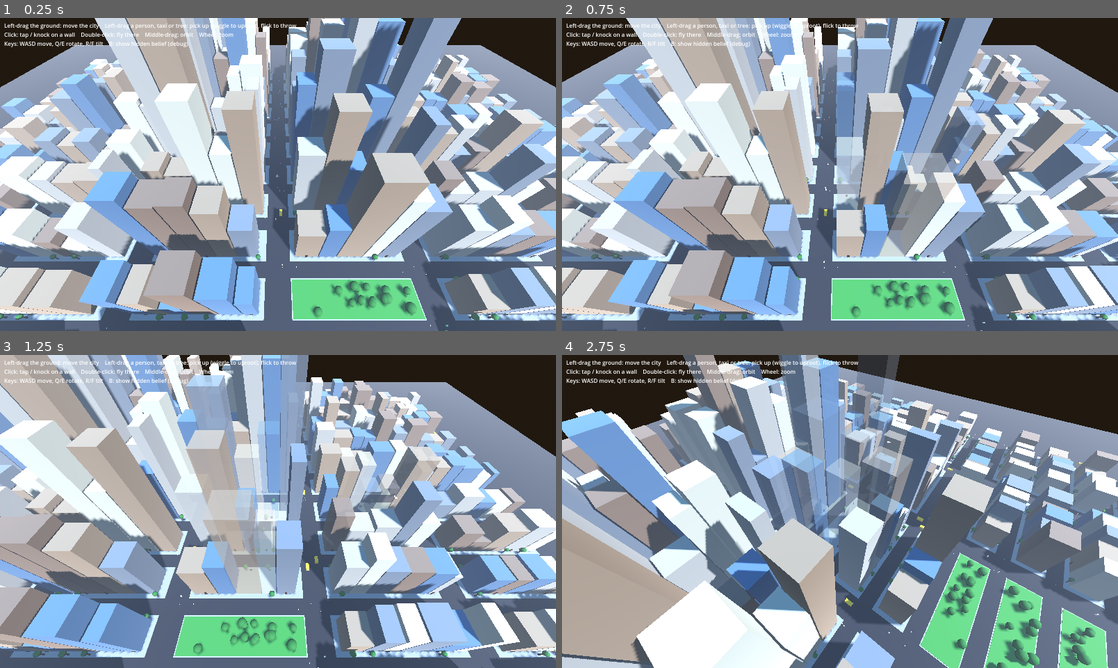
Above: before the commit, frames 1-4 (two rows, left to right).
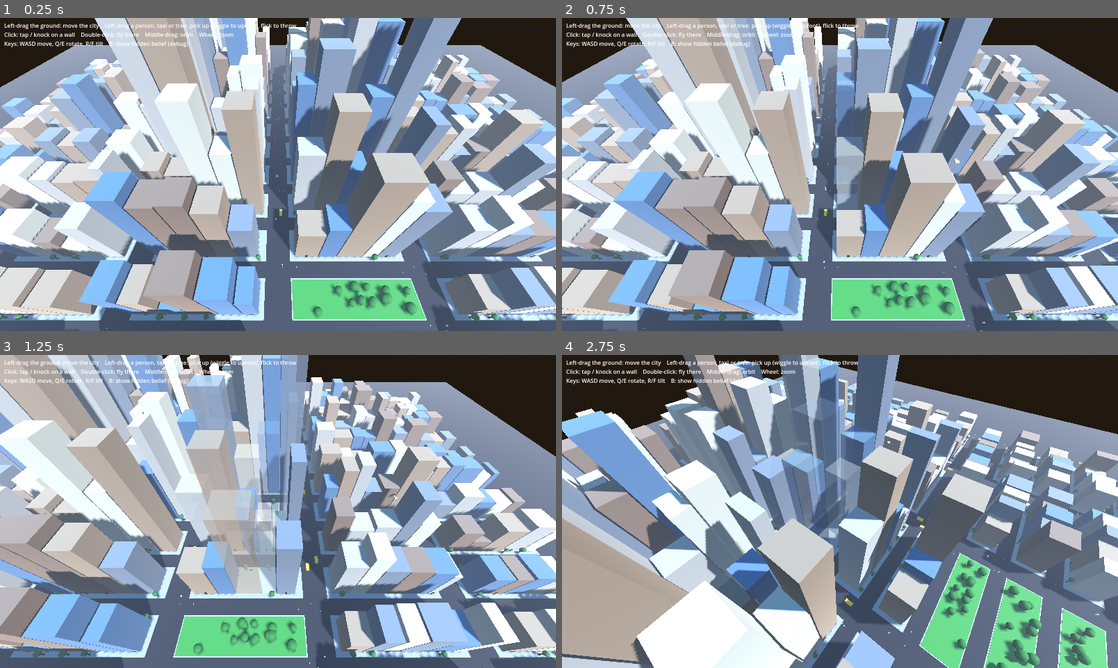
Above: after the commit, the same moments.

Repository: eilamshahaf-droid/balck-and-white-3
Game: Godot game, scene res://scenes/main.tscn
The game is run twice, just before and just after one commit, with the same random seed, the same clock (stepped at 60 frames per second) and the same inputs.
Inputs (mouse positions are in pixels of both pictures, inside the frame that each line leads up to):
- Up to frame 1 (0.25 s): no input
- Up to frame 2 (0.75 s): tap Enter at 0.5 s; move the mouse to (962, 158) at 0.52 s; hold D from 0.53 s (still down); tap B at 0.6 s; click (962, 158) at 0.67 s
- Up to frame 3 (1.25 s): keep holding D
- Up to frame 4 (2.75 s): release D at 1.25 s; drag from (728, 527) to (812, 574) at 1.27 s; move the mouse to (895, 442) at 2.02 s; hold D from 2.03 s (still down); hold E from 2.03 s (still down); click (895, 442) at 2.17 s

Frame 1 is identical in both runs. In frame 2, 4.7% of the frame differs, in the area x 44-76%, y 28-77%; in frame 3, 2.1%; in frame 4, 5.5%, in the area x 37-64%, y 0-70%.

Commit message:
Whole-hand grab reach, solid building under the hand, easier uprooting
The hand's grab area is now one generic rule for every grabbable object
(the drawn hand or a minimum screen reach, scaled by grab_reach), with an
object's size helping only up to that reach. The building the hand points
at never fades. Uprooting builds tension from both pull distance and hand
speed, scaled by hand_strength.

Co-Authored-By: Claude Opus 5.5 (1M context) <noreply@anthropic.com>
Claude-Session: https://claude.ai/code/session_01HXQnyizAUuYFrbB9vQwQXb

Diff:
--- a/scripts/god_camera.gd
+++ b/scripts/god_camera.gd
@@ -223,13 +223,18 @@
 
 
 func _update_fade(delta: float) -> void:
+	# Fade what hides the centre of the view, and anything the camera is in or
+	# brushing against. Never fade the building the hand is on: the hand always
+	# sits in front of what it points at, and later it will work with buildings.
 	var wanted := {}
 	var cam := camera.global_position
-	for target in [hand.global_position, pivot]:
-		for body in _bodies_between(cam, target, S.fade_radius):
-			wanted[body] = true
-	for body in _bodies_between(cam, cam + Vector3.UP * 0.1, 1.0):   # the camera is inside it
+	var to_pivot := pivot - cam
+	var end := cam + to_pivot * maxf(0.0, 1.0 - 3.0 / maxf(to_pivot.length(), 0.01))
+	for body in _bodies_between(cam, end, S.fade_radius):
 		wanted[body] = true
+	for body in _bodies_between(cam, cam + Vector3.UP * 0.1, S.fade_near_camera):
+		wanted[body] = true
+	wanted.erase(hand.pointed_building)
 	for body in wanted:
 		if not _fade.has(body):
 			_fade[body] = 0.0
--- a/scripts/god_hand.gd
+++ b/scripts/god_hand.gd
@@ -24,6 +24,8 @@
 var hovered: Node3D = null
 ## Smoothed hand velocity; drives wind and throws.
 var hand_velocity := Vector3.ZERO
+## The building the hand is pointing at (kept solid by the camera).
+var pointed_building: Node3D = null
 
 var _visual: Node3D
 var _shadow: MeshInstance3D
@@ -89,6 +91,8 @@
 
 func _physics_process(delta: float) -> void:
 	var hit := _raycast_mouse()
+	var first_wall := _raycast_mouse(LAYER_WORLD, false)
+	pointed_building = first_wall.collider if first_wall and first_wall.collider.is_in_group("buildings") else null
 	# While holding, ride over streets and buildings only: hopping onto every tree
 	# crown or taxi roof under the cursor would jerk the held thing (and fling it).
 	var surface_hit := _raycast_mouse(LAYER_WORLD) if held else hit
@@ -328,23 +332,34 @@
 
 # --- Feedback: hover outline, shadow, throw arc, pose ---
 
-## What the fingertip is pointing at: the thing under it, or else the closest
-## person or taxi within a small forgiving radius on screen that is in plain view.
+## What the hand is reaching for. One rule for everything grabbable, with no
+## per-object code: the whole drawn hand is the grab area, and each object
+## counts by its real size on screen, so a big tree is as easy to catch as it
+## looks and a far-away person still gets a fair margin.
 func _pick_target(hit: Dictionary) -> Node3D:
 	if hit and _is_grabbable(hit.collider):
 		return hit.collider
 	var camera := get_viewport().get_camera_3d()
 	var mouse := get_viewport().get_mouse_position()
+	var reach := maxf(S.pick_assist_px, _screen_radius(camera, global_position, S.hand_scale)) * S.grab_reach
+	var px_per_m := _screen_radius(camera, global_position, 1.0)
 	var best: Node3D = null
-	var best_d: float = S.pick_assist_px
+	var best_score := reach
 	for obj in get_tree().get_nodes_in_group("god_grabbable"):
-		var p := _aim_point(obj)
-		if camera.is_position_behind(p):
+		var bounds := _pick_bounds(obj)
+		var center: Vector3 = obj.global_transform * bounds.position
+		var radius: float = bounds.size.x
+		# Cheap cull: nowhere near the hand in the world.
+		if center.distance_to(global_position) > radius + reach / maxf(px_per_m, 0.01) * 2.0 + 2.0:
 			continue
-		var d := camera.unproject_position(p).distance_to(mouse)
-		if d < best_d:
+		if camera.is_position_behind(center):
+			continue
+		# Size helps only up to the hand's own reach, so a big tree crown can't
+		# swallow the people standing under it.
+		var score := camera.unproject_position(center).distance_to(mouse) - minf(_screen_radius(camera, center, radius), reach)
+		if score < best_score:
 			best = obj
-			best_d = d
+			best_score = score
 	if best:
 		var query := PhysicsRayQueryParameters3D.create(camera.global_position, _aim_point(best), LAYER_WORLD)
 		query.exclude = rig.faded_rids()
@@ -353,8 +368,32 @@
 	return best
 
 
+## An object's grab sphere, measured once from its meshes: position = centre in
+## the object's own space, size.x = radius.
+func _pick_bounds(obj: Node3D) -> AABB:
+	if obj.has_meta("pick_bounds"):
+		return obj.get_meta("pick_bounds")
+	var to_local := obj.global_transform.affine_inverse()
+	var box := AABB()
+	var first := true
+	for mesh in obj.find_children("*", "MeshInstance3D", true, false):
+		var b: AABB = (to_local * mesh.global_transform) * mesh.get_aabb()
+		box = b if first else box.merge(b)
+		first = false
+	var bounds := AABB(box.get_center(), Vector3.ONE * box.size.length() * 0.3)
+	obj.set_meta("pick_bounds", bounds)
+	return bounds
+
+
+func _screen_radius(camera: Camera3D, at: Vector3, world_radius: float) -> float:
+	if camera.is_position_behind(at):
+		return 0.0
+	var edge := at + camera.global_transform.basis.x * world_radius
+	return camera.unproject_position(edge).distance_to(camera.unproject_position(at))
+
+
 func _aim_point(obj: Node3D) -> Vector3:
-	return obj.aim_point() if obj.has_method("aim_point") else obj.global_position
+	return obj.global_transform * _pick_bounds(obj).position
 
 
 func _update_hover(h: Node3D) -> void:
@@ -452,7 +491,7 @@
 	return Time.get_ticks_msec() / 1000.0
 
 
-func _raycast_mouse(mask := 0xFFFFFFFF) -> Dictionary:
+func _raycast_mouse(mask := 0xFFFFFFFF, through_faded := true) -> Dictionary:
 	var camera := get_viewport().get_camera_3d()
 	if not camera:
 		return {}
@@ -460,7 +499,9 @@
 	var from := camera.project_ray_origin(mouse)
 	var query := PhysicsRayQueryParameters3D.create(from, from + camera.project_ray_normal(mouse) * RAY_LENGTH, mask)
 	# See-through buildings don't block the hand.
-	var exclude: Array[RID] = rig.faded_rids()
+	var exclude: Array[RID] = []
+	if through_faded:
+		exclude = rig.faded_rids()
 	if held is CollisionObject3D:
 		exclude.append(held.get_rid())
 	query.exclude = exclude
--- a/scripts/hand_settings.gd
+++ b/scripts/hand_settings.gd
@@ -23,6 +23,7 @@
 @export var fade_radius := 3.0              # how wide a tube between camera and hand clears buildings
 @export_range(0.0, 1.0) var fade_amount := 0.85   # how see-through a faded building gets
 @export var fade_speed := 8.0
+@export var fade_near_camera := 6.0         # buildings this close to the camera fade too
 
 @export_group("Hand")
 @export var hover_height := 1.5
@@ -32,13 +33,16 @@
 @export var tap_max_time := 0.2             # a press shorter than this, without moving, is a tap
 @export var drag_threshold_px := 6.0
 @export var tap_impulse := 3.0
-@export var pick_assist_px := 26.0          # people/taxis this close to the fingertip on screen count as under it
+@export var pick_assist_px := 30.0          # least grab reach on screen; the whole drawn hand counts when it is bigger
+@export var grab_reach := 1.0                # one dial for how forgiving grabbing is, for everything
 @export_range(0.0, 1.0) var magnet_strength := 0.3   # how far the hand leans toward an assisted target
 @export var knock_radius := 5.0              # a tap on a wall opens a door this close
 @export var notice_radius := 15.0            # people this close turn toward a knock
 
 @export_group("Trees")
-@export var uproot_effort := 6.0             # metres-seconds of pulling to uproot a big tree
+@export var uproot_effort := 20.0             # metres-seconds of pulling to uproot a big tree
+@export var uproot_speed_bonus := 0.5        # how much fast hand motion (wiggling, yanking) adds to the pull
+@export var hand_strength := 1.0             # overall pulling power of the hand (later: depends on influence)
 @export var uproot_slack := 1.5              # pulling closer than this does nothing
 @export var roots_hold_time := 20.0          # holding a tree longer than this kills its roots
 
--- a/scripts/swaying_tree.gd
+++ b/scripts/swaying_tree.gd
@@ -103,7 +103,7 @@
 	var pull := anchor - (global_position + Vector3.UP * 3.0)
 	var stretch := maxf(pull.length() - S.uproot_slack, 0.0)
 	# Pulling far builds tension; wiggling the hand (as in the original) helps more.
-	_tension += (stretch + hand_velocity.length() * 0.15) * delta
+	_tension += (stretch + hand_velocity.length() * S.uproot_speed_bonus) * S.hand_strength * delta
 	var effort: float = S.uproot_effort * crown_radius / 2.0
 	var lean := Vector2(pull.x, pull.z).limit_length(1.0)
 	var strain := clampf(_tension / effort, 0.0, 1.0)
Not shown, changed: README.md
